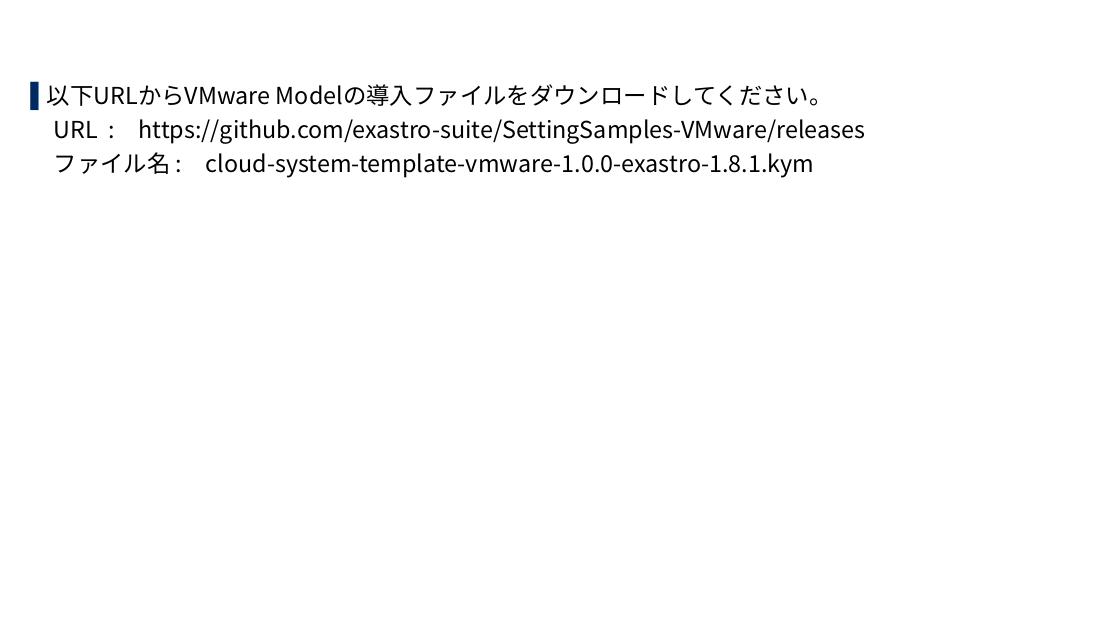
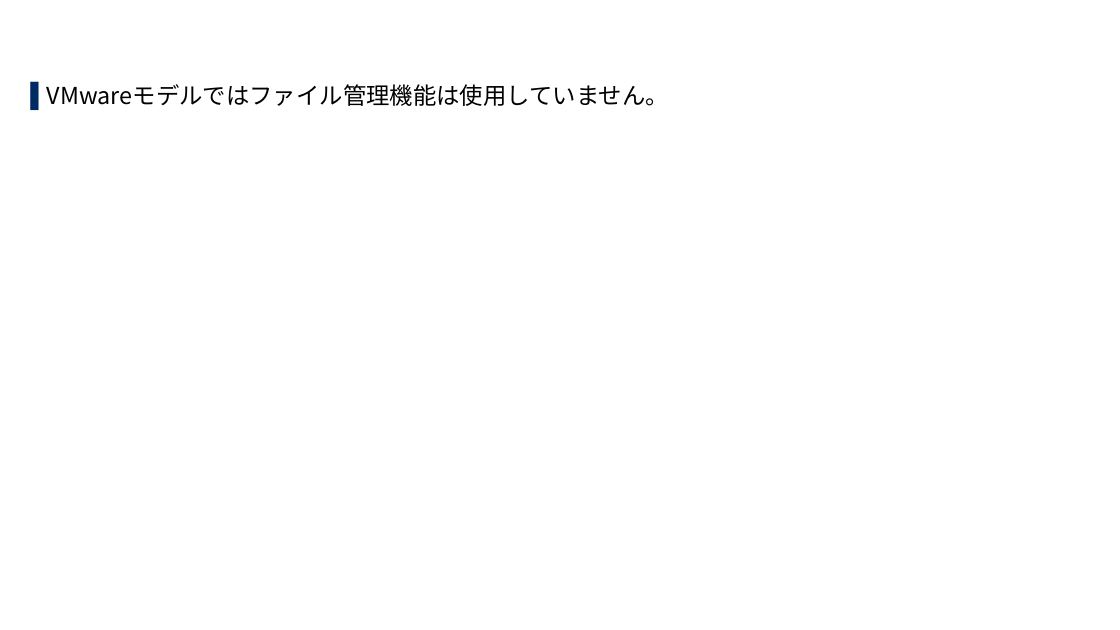
Before and after one commit to exastro-suite/SettingSamples-VMware, a slide deck: slide 13 of docs/setting-samples-vmware-install_ja.pptx (slide 9 before the commit). Drawn at 1120x630 pixels with LibreOffice and Linux fonts; fonts in the diff are those of the drawing; background and template pictures are left out. Boxes give left, top, right and bottom in pixels: in the first picture for what was removed or moved away, otherwise in the second. Text is boxed around its words. In the diff, an @@ line names an element or a change of style, - is before the commit and + after.

```diff
--- a/docs/setting-samples-vmware-install_ja.pptx
+++ b/docs/setting-samples-vmware-install_ja.pptx
@@ text at (47, 84, 669, 106): text changed @@
-▌ 以下URLからVMware Modelの導入ファイルをダウンロードしてください。
-URL : https://github.com/exastro-suite/SettingSamples-VMware/releases
-ファイル名 : cloud-system-template-vmware-1.0.0-exastro-1.8.1.kym
+▌ VMwareモデルではファイル管理機能は使用していません。
```
Also in this commit, not shown: 14 other slides changed, 28 slides added, 17 slides removed, 3 other files.
